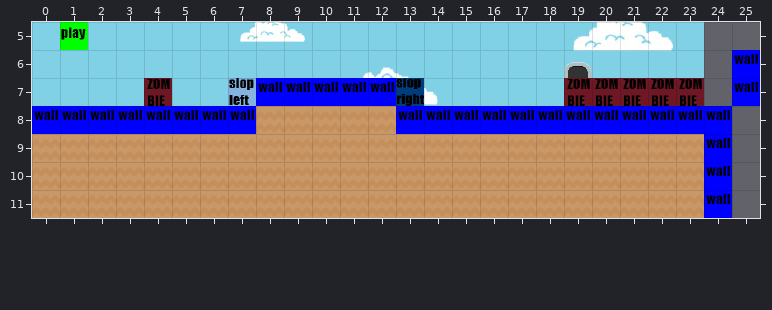
A Tiled map gets an edit: platformer/Game/maps/testbed - copia.tmx. That is the earlier state.
Cells are 35x35 px. Shown: x 0..25, y 5..11.
After the commit:
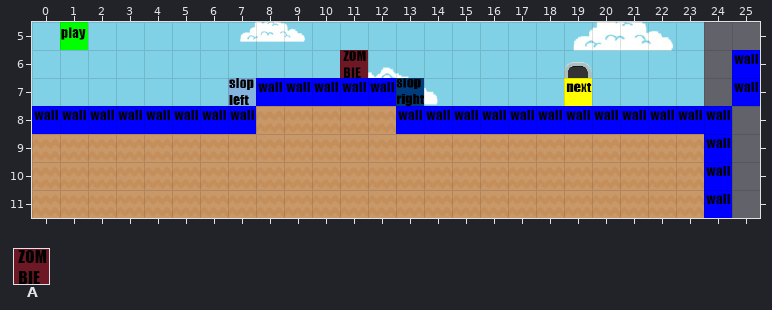
Key: from "tileset_1": A 59.
_ is an empty cell.
The edit:
Layer "Colliders":
y 6: x 11 _ -> A
Layer "IsWalkableGround" (now hidden):
y 7: x 4 A -> _; x 19..23 AAAAA -> _____
